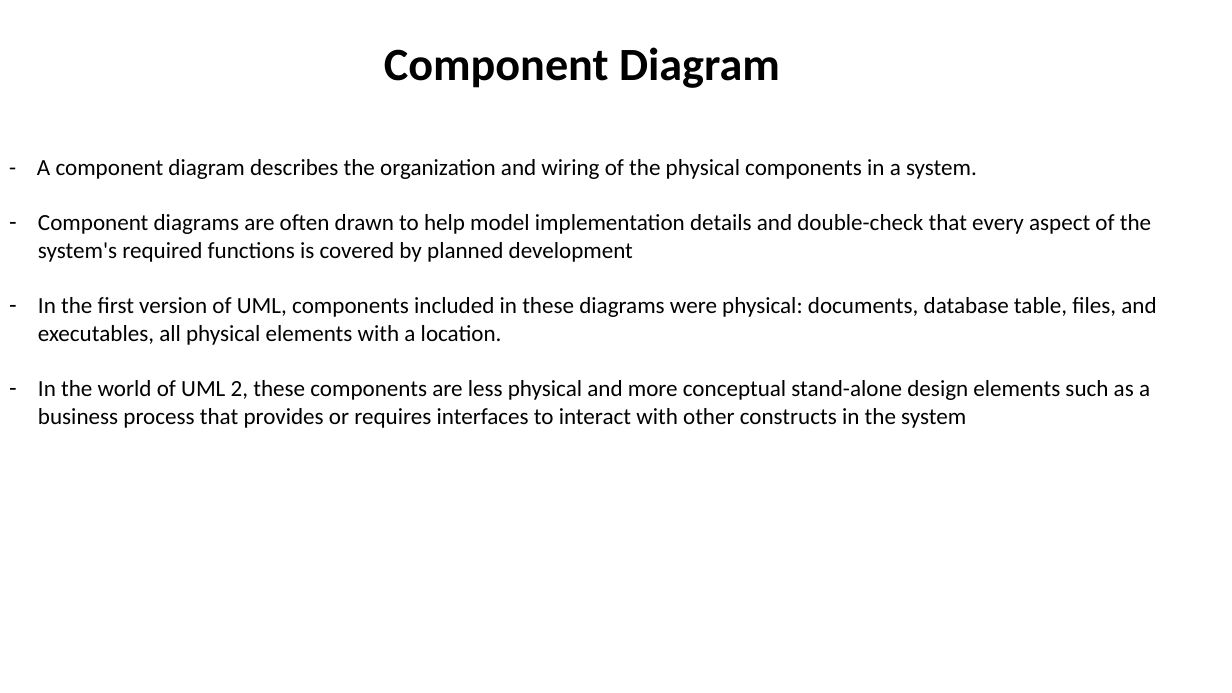
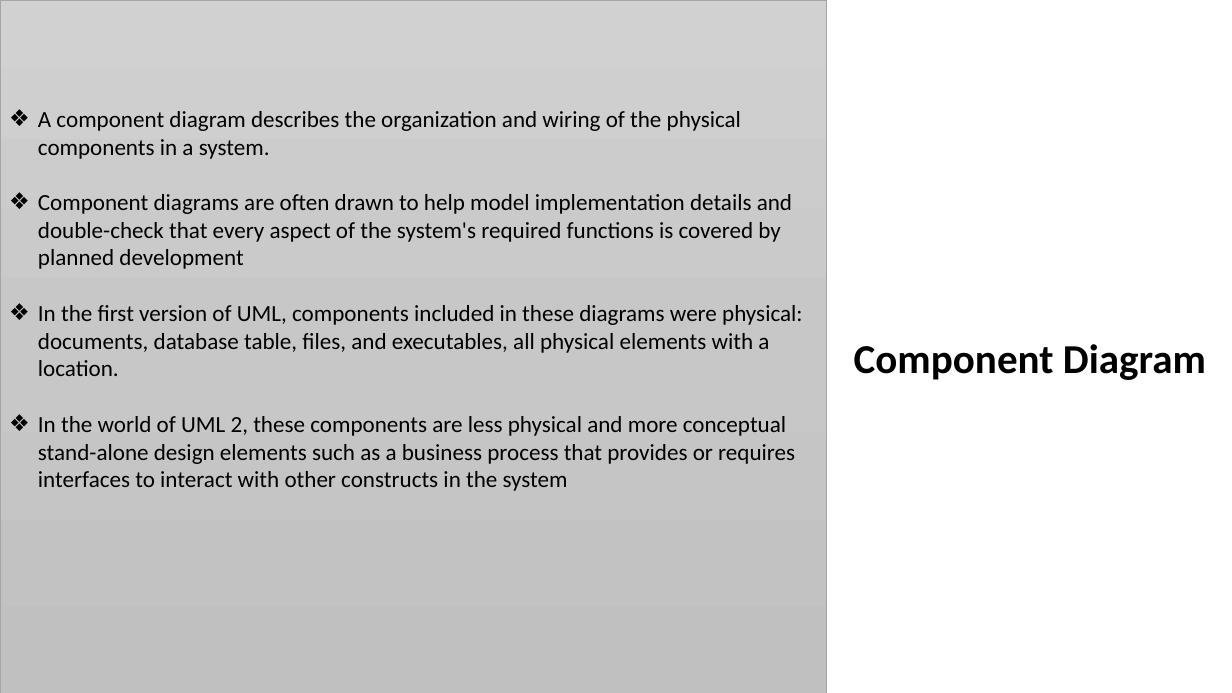
Before and after one commit to abdo1819/online-ticket-iti, a slide deck: slide 8 of ArgoUML.pptx. Drawn at 1232x693 pixels with LibreOffice and Linux fonts; fonts in the diff are those of the drawing. Boxes give left, top, right and bottom in pixels: in the first picture for what was removed or moved away, otherwise in the second. Text is boxed around its words. In the diff, an @@ line names an element or a change of style, - is before the commit and + after.

```diff
--- a/ArgoUML.pptx
+++ b/ArgoUML.pptx
@@ rectangle added at (0,0,826,693), fill gradient #D2D2D2 to #C8C8C8 to #C0C0C0, outline #A5A5A5 0.5 pt @@
@@ text "A component diagram describes the ...": place and size @@
-text "A component diagram describes the ..." at (37,159,1156,428)
+text "A component diagram describes the ..." at (38,111,803,491)
@@ text at (38,111,741,159): text changed @@
-- A component diagram describes the organization and wiring of the physical components in a system.
+❖ A component diagram describes the organization and wiring of the physical components in a system.
@@ text at (38,194,803,491): bullet - to ❖ @@
@@ text "Component Diagram": place and size @@
-text "Component Diagram" at (384,47,780,88)
+text "Component Diagram" at (854,344,1206,380)
@@ text "Component Diagram" at (854,344,1206,380): size 36 to 32 pt @@
```
Also in this commit, not shown: 5 other slides changed, 10 slides added, 6 slides removed.
